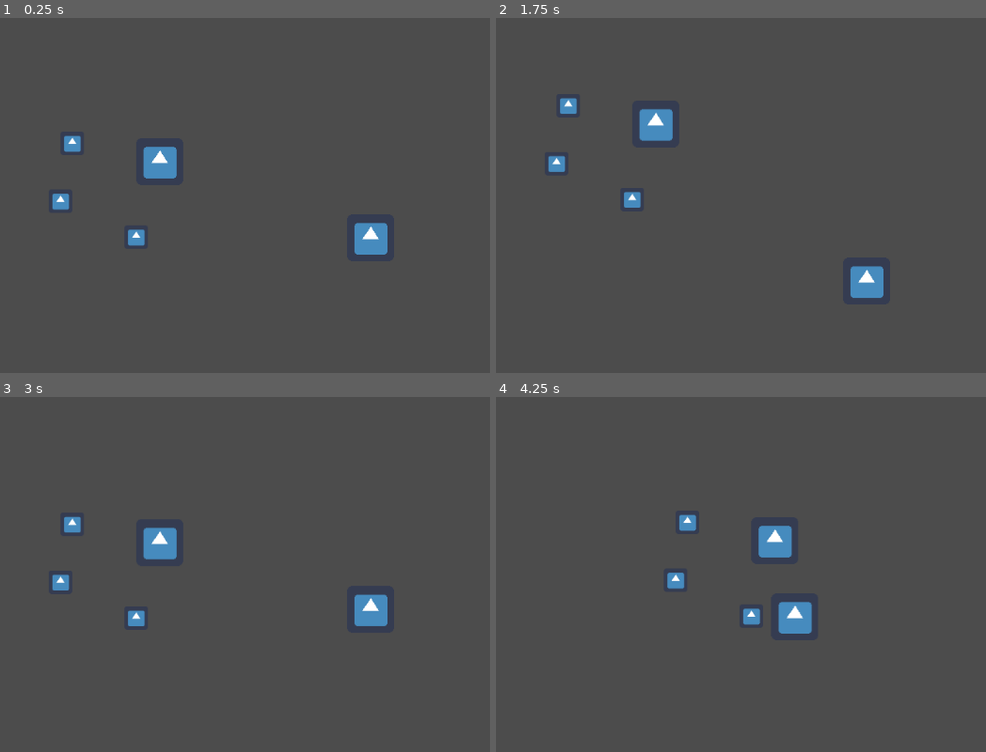
Above: before the commit, frames 1-4 (two rows, left to right).
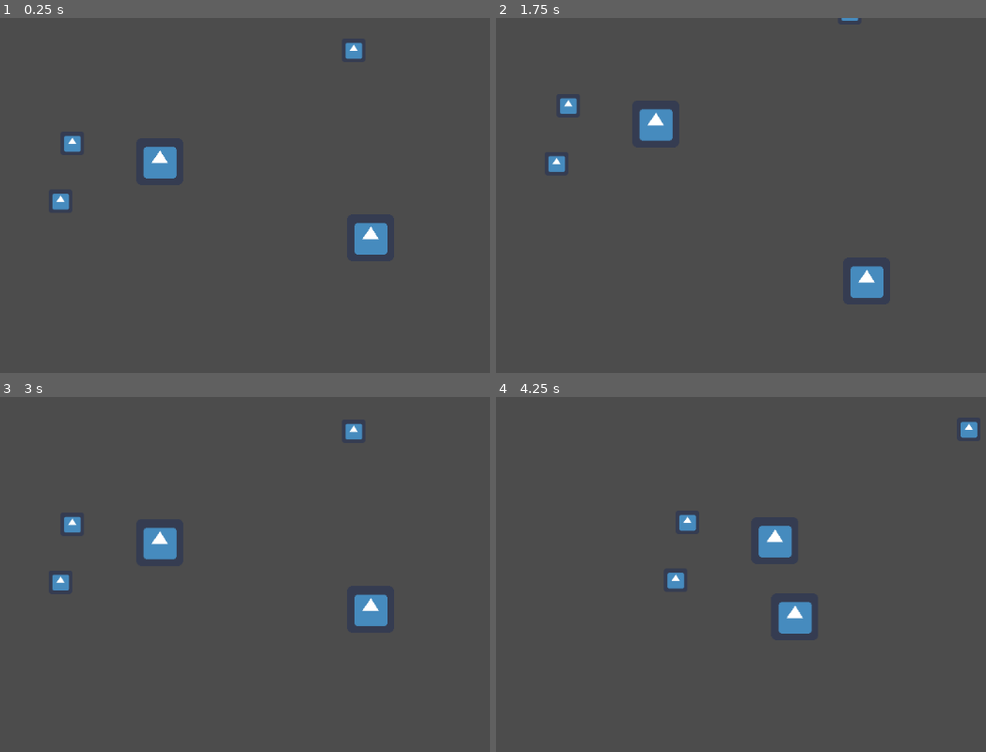
Above: after the commit, the same moments.

Repository: Collins-Simon/ChairKnight
Game: Godot game, scene res://Game.tscn
Same seed, same stepped clock (60 frames per second), same inputs: the game is played once before the commit and once after it. The engine's default icon, where the game draws it, is replaced by a stand-in: a white triangle on a blue panel in a dark square.
Inputs (mouse positions are in pixels of both pictures, inside the frame that each line leads up to):
- Up to frame 1 (0.25 s): no input
- Up to frame 2 (1.75 s): tap Enter at 0.5 s; hold Right (ui_right) 0.53-1.28 s; tap R at 0.6, 1.35 s; click (868, 238) at 0.67 s; tap Space at 0.77, 1.52 s; move the mouse to (510, 238) at 1.27 s; hold Down (ui_down) from 1.28 s (still down); click (510, 238) at 1.42 s
- Up to frame 3 (3 s): move the mouse to (58, 460) at 2.02 s; release Down (ui_down) at 2.03 s; hold Right (ui_right) 2.03-2.78 s; tap R at 2.1, 2.85 s; click (58, 460) at 2.17 s; move the mouse to (333, 705) at 2.77 s; hold Up (ui_up) from 2.78 s (still down); click (333, 705) at 2.92 s
- Up to frame 4 (4.25 s): tap Space at 3.02, 3.77 s; move the mouse to (569, 641) at 3.52 s; release Up (ui_up) at 3.53 s; hold Left (ui_left) from 3.53 s (still down); tap R at 3.6 s; click (569, 641) at 3.67 s

The runs differ from the first frame. In frame 1, 0.3% of the frame differs, in the area x 26-75%, y 6-65%; in frame 2, 0.2%; in frame 3, 0.3%; in frame 4, 0.3%.

Commit message:
Moved a character slightly
Did this to check and see if my name will appear in gitlab

Diff:
--- a/Chair Knight/Game.tscn
+++ b/Chair Knight/Game.tscn
@@ -22,7 +22,7 @@
 position = Vector2( -50, 0 )
 
 [node name="GrappleTarget2" parent="." instance=ExtResource( 2 )]
-position = Vector2( 53, 49 )
+position = Vector2( 349, -206 )
 
 [node name="GrappleTarget3" parent="." instance=ExtResource( 2 )]
 position = Vector2( -34, -79 )
